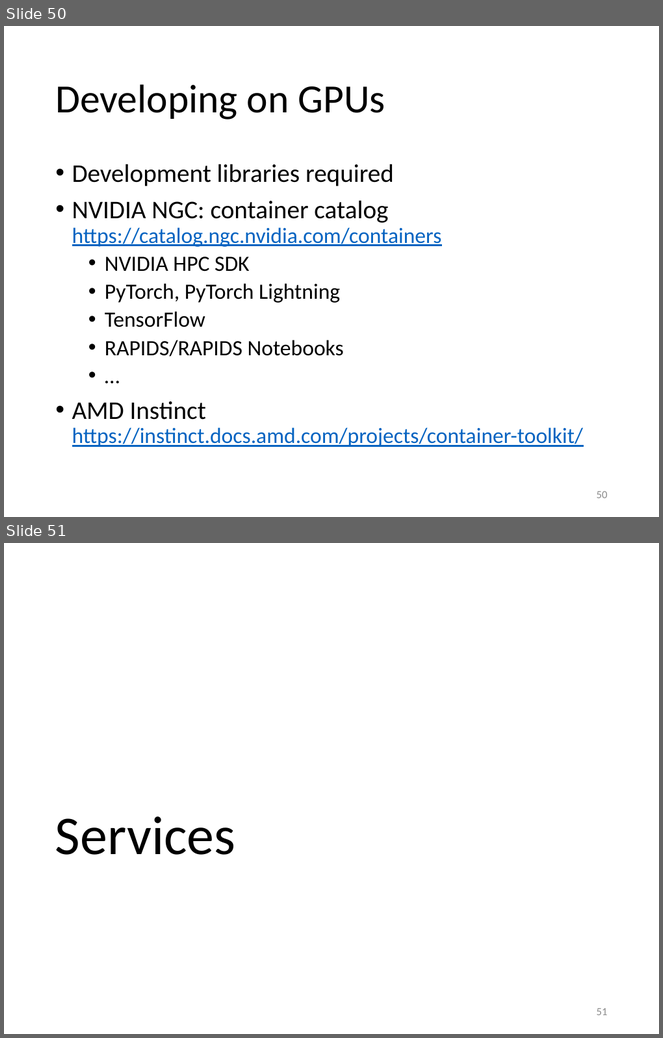
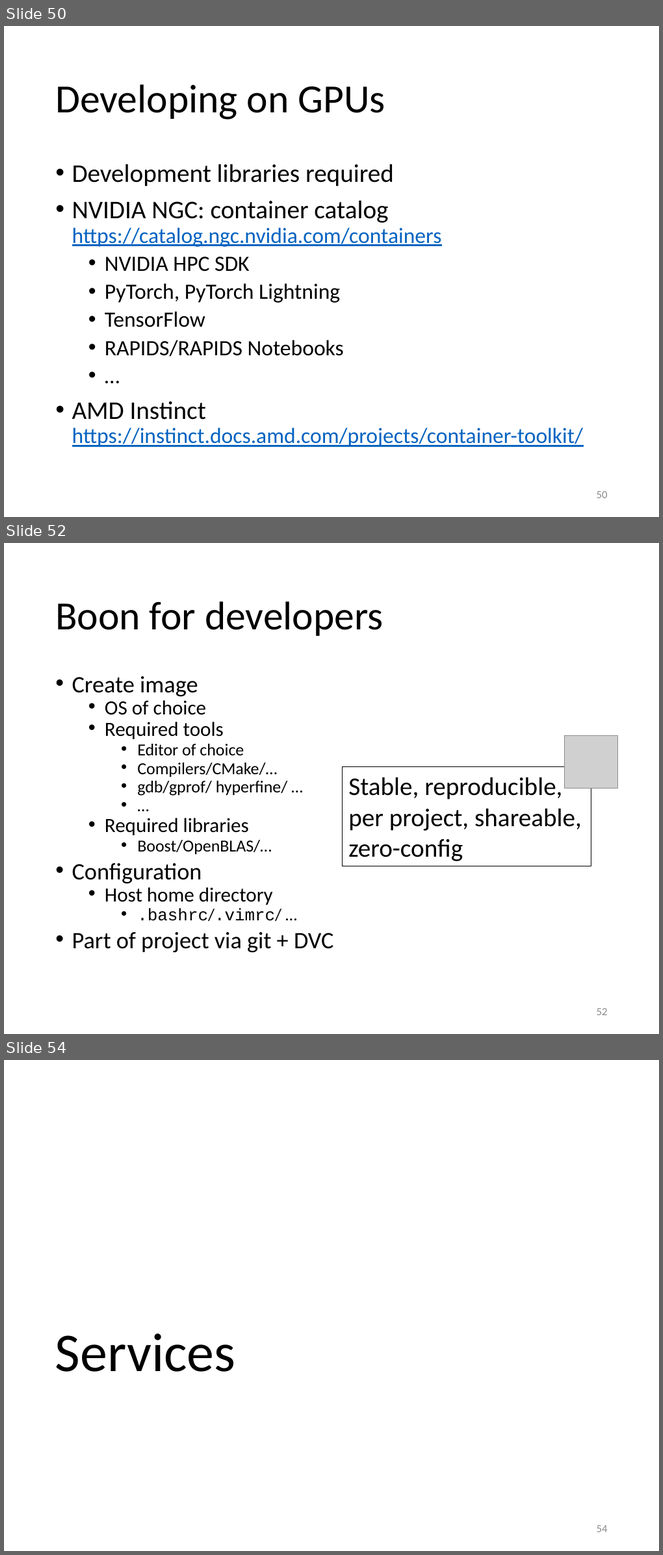
Before and after one commit to gjbex/Containers-for-HPC, a slide deck: containers_for_hpc.pptx. Shown one above the other, each under a label of ours: slides 50 and 51 before the commit, slides 50, 52 and 54 after it; the slides between them are not shown. The pictures are 663x1038 and 663x1555 pixels, drawn with LibreOffice and Linux fonts; fonts in the diff are those of the drawing; grey boxes stand for pictures. Boxes give left, top, right and bottom in pixels: in the first picture for what was removed or moved away, otherwise in the second. Text is boxed around its words. In the diff, an @@ line names an element or a change of style, - is before the commit and + after.

```diff
--- a/containers_for_hpc.pptx
+++ b/containers_for_hpc.pptx
@@ slide 52 added at <box>4,543,659,1034</box>, background #FFFFFF @@
@@ title added at <box>55,601,384,636</box>, 44 pt, text #000000 @@
+Boon for developers
@@ text added at <box>72,676,334,953</box>, 18.5 pt, text #000000 @@
+• Create image
+  • OS of choice
+  • Required tools
+    • Editor of choice
+    • Compilers/CMake/…
+    • gdb/gprof/ hyperfine/ …
+    • …
+  • Required libraries
+    • Boost/OpenBLAS/…
+• Configuration
+  • Host home directory
+    • .bashrc/.vimrc/ …
+• Part of project via git + DVC
@@ picture added at <box>565,735,618,789</box> @@
@@ rectangle added at <box>342,767,591,866</box>, fill #FFFFFF, outline #000000 0.75 pt, 28 pt, text #000000 @@
+Stable, reproducible,
+per project, shareable,
+zero-config
@@ page number added at <box>597,1008,608,1016</box>, 12 pt, text #8C8C8C @@
+52
@@ what was slide 51 is now slide 54 @@
@@ page number at <box>597,1525,608,1533</box>: text changed @@
-51
+54
```
Also in this commit, not shown: 2 other slides added.
